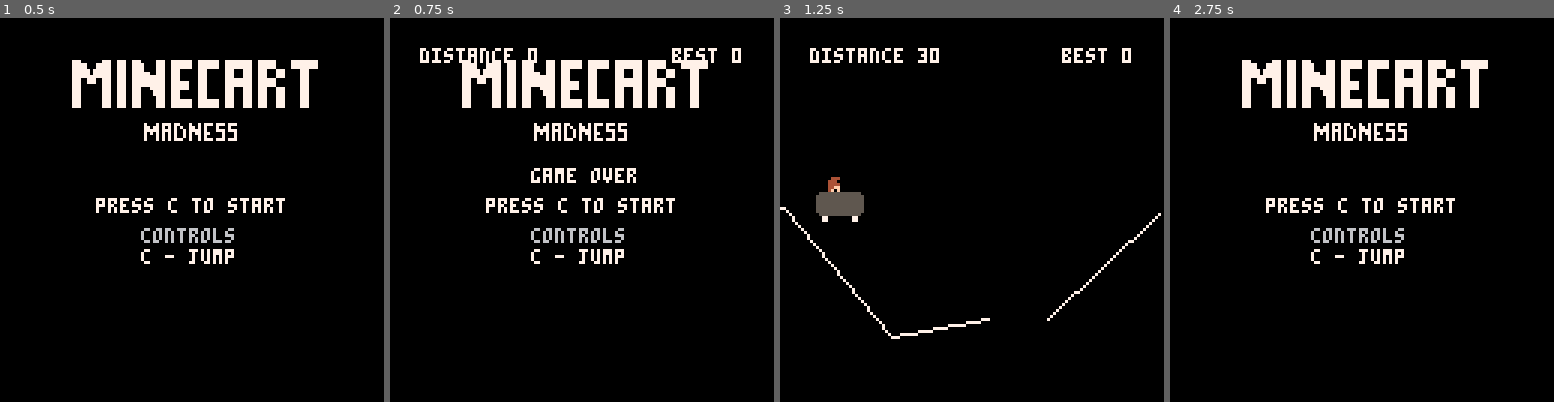
Above: before the commit, frames 1-4 (left to right).
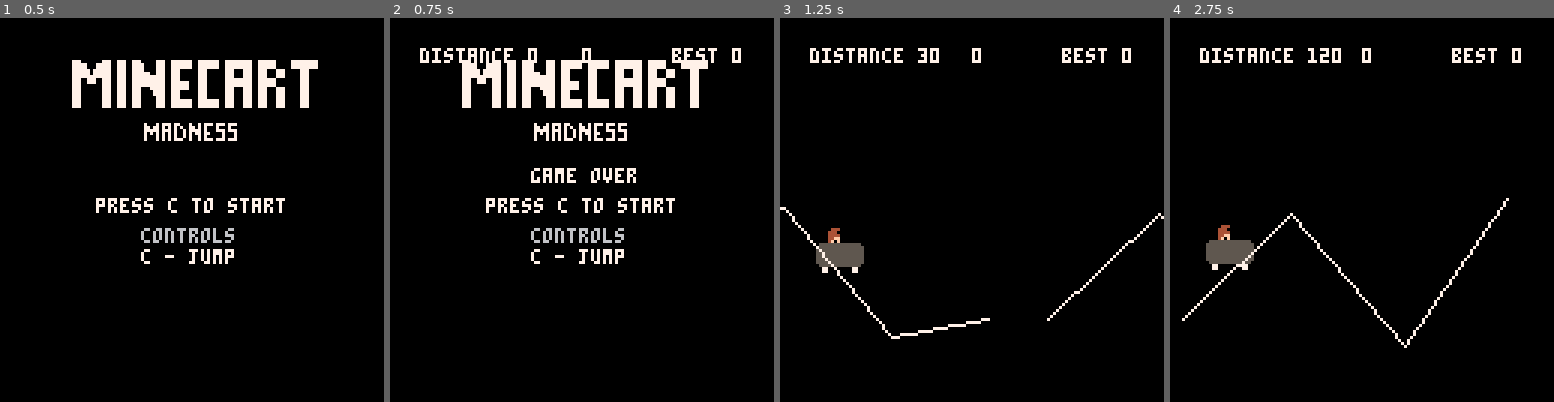
Above: after the commit, the same moments.

Repository: underscorePeanutButter/MinecartMadness
Game: PICO-8 cartridge dkkart.p8
Two runs of this game, one before a commit and one after it. Both use one fixed random seed, a clock stepped at 60 frames per second and the inputs below.
Inputs:
- Up to frame 1 (0.5 s): no input
- Up to frame 2 (0.75 s): tap O (Z key) at 0.7 s
- Up to frame 3 (1.25 s): no input
- Up to frame 4 (2.75 s): tap O (Z key) at 1.7, 2.1, 2.5 s

Frame 1 is identical in both runs. In frame 2, less than 0.1% of the frame differs, in the area x 50-53%, y 7-12%; in frame 3, 1.9%; in frame 4, 9.0%, in the area x 3-92%, y 7-86%.

Commit message:
Update dkkart.p8
- Apply some screen shake on collision death
- Add double-jumps
- Use btnp() insteadof btn()
- Minor code cleanup

Diff:
--- a/dkkart.p8
+++ b/dkkart.p8
@@ -22,6 +22,7 @@
     track_y_margin = 60
     track_segment_max_length = 40
     max_track_segments = 10
+    max_jump_count = 2
 
     player_start_jump_y_speed = -7
     player_collision_death_y_speed = -5
@@ -35,6 +36,7 @@
         x_speed = 2,
         y_speed = 0,
         is_jumping = false,
+        jump_count = 0,
         is_dying = false,
     }
 
@@ -51,7 +53,7 @@
 
     game_over = false
 
-    previous_button_press = false
+    screen_shake_offset = 0
 
     -- TRACK SEGMENT TYPES
     t_track = 0
@@ -83,7 +85,7 @@
     player_bottom = player.y + player_h * 7 / 8
 
     for kremling in all(kremlings) do
-        if kremling.is_dying == false then
+        if not kremling.is_dying then
             kremling_left = kremling.x + kremling_w / 8
             kremling_right = kremling.x + kremling_w * 7 / 8
             kremling_top = kremling.y + kremling_h / 4 -- use a smaller box on top of kremling
@@ -92,9 +94,9 @@
             if kremling_left < player_right and kremling_left > player_left then
                 if kremling_top > player_top and kremling_top < player_bottom then
                     if player.is_jumping then
-                        player_jump()
+                        player_start_jump()
                     else
-                        player_die(player_collision_death_y_speed)
+                        player_collision_death()
                     end
 
                     kremling_die(kremling)
@@ -102,7 +104,7 @@
                 end
 
                 if kremling_bottom > player_top and kremling_bottom < player_bottom then
-                    player_die(player_collision_death_y_speed)
+                    player_collision_death()
                     kremling_die(kremling)
                     return
                 end
@@ -111,9 +113,9 @@
             if kremling_right < player_right and kremling_right > player_left then
                 if kremling_top > player_top and kremling_top < player_bottom then
                     if player.is_jumping then
-                        player_jump()
+                        player_start_jump()
                     else
-                        player_die(player_collision_death_y_speed)
+                        player_collision_death()
                     end
 
                     kremling_die(kremling)
@@ -121,7 +123,7 @@
                 end
 
                 if kremling_bottom > player_top and kremling_bottom < player_bottom then
-                    player_die(player_collision_death_y_speed)
+                    player_collision_death()
                     kremling_die(kremling)
                     return
                 end
@@ -191,15 +193,36 @@
     end
 end
 
-function player_jump()
+function player_start_jump()
     player.is_jumping = true
+    player.jump_count += 1
     player.y_speed = player_start_jump_y_speed
+end
+
+function player_stop_jump()
+    player.is_jumping = false
+    player.jump_count = 0
 end
 
 function kremling_die(kremling)
     kremling.is_dying = true
     kremling.x_speed = 0
     kremling.y_speed = kremling_collision_death_y_speed
+end
+
+function player_collision_death()
+    screen_shake_offset = 0.2
+    player_die(player_collision_death_y_speed)
+end
+
+function player_fall_death()
+    y_speed = player_fall_death_y_speed
+
+    if (player.y_speed > y_speed) then
+        y_speed = player.y_speed
+    end
+
+    player_die(y_speed)
 end
 
 function player_die(y_speed)
@@ -236,6 +259,21 @@
     -- DETERMINE Y LOCATION ON CURRENT SEGMENT USING SLOPE
     y = (track_segments[track_info.segment_index].y2 - track_segments[track_info.segment_index].y1) / track_segments[track_info.segment_index].length * track_info.segment_x + track_segments[track_info.segment_index].y1
     return y
+end
+
+-- http://gamedev.docrobs.co.uk/screen-shake-in-pico-8
+function apply_screen_shake()
+    local fade = 0.95
+    local camera_offset_x = 16 - rnd(32)
+    local camera_offset_y = 16 - rnd(32)
+    camera_offset_x *= screen_shake_offset
+    camera_offset_y *= screen_shake_offset
+
+    camera(camera_offset_x, camera_offset_y)
+    screen_shake_offset*=fade
+    if screen_shake_offset < 0.05 then
+        screen_shake_offset = 0
+    end
 end
 
 function _draw()
@@ -273,9 +311,10 @@
         print("c - jump", 47, 77, 7)
     else
         if player.y < 128 and #track_segments > 0 then
-
             -- CLEAR BACKGROUND
             rectfill(0, 0, 127, 127, 0)
+
+            apply_screen_shake()
 
             if DEBUG_SPAWNING then
                 if spawned_track then
@@ -337,19 +376,17 @@
 
         high_score_display = "best "..high_score
         print(high_score_display, 118 - #high_score_display * 4, 10, 7)
+
+        print(""..player.jump_count, 64, 10, 7)
     end
 end
 
 function _update()
     if main_menu then
-        if btn(4) then
-            if not previous_button_press then
-                save_high_score()
-                reset_game()
-                main_menu = false
-            end
-        else
-            previous_button_press = false
+        if btnp(4) then
+            save_high_score()
+            reset_game()
+            main_menu = false
         end
     else
         -- ONLY IF PLAYER IS ALIVE
@@ -365,24 +402,21 @@
             check_for_kremling_collisions()
 
             -- HANDLE BUTTON PRESS
-            if btn(4) then
-                previous_button_press = true
-                if player.is_dying == false and player.is_jumping == false then
-                    player_jump()
-                end
-            else
-                previous_button_press = false
+            if btnp(4) then
+                if not player.is_dying and player.jump_count < max_jump_count then
+                    player_start_jump()
+                end
             end
 
             -- GENERATE TRACK
             while #track_segments < max_track_segments do
-                -- ALWAYS GENERATE THREE TRACK TYPES FIRST
+                -- GENERATE A FEW TRACK TYPES FIRST
                 if #track_segments == 0 then
                     spawn_track_segment(track_y_start)
                     spawn_track_segment(track_segments[#track_segments].y2)
                     spawn_track_segment(track_segments[#track_segments].y2)
                 else
-                    should_spawn_hole = flr(rnd(10)) >= 6
+                    should_spawn_hole = flr(rnd(10)) >= 8
                     if should_spawn_hole and track_segments[#track_segments].type == t_track then
                         spawn_hole_segment(track_segments[#track_segments].y2)
                     else
@@ -399,7 +433,7 @@
 
             -- MOVE PLAYER
             left_track_info = get_track_info(player.x - player_w / 4) -- check under the left wheel
-            right_track_info = get_track_info(player.x + player_w * 3 / 4) -- check under the right wheel
+            right_track_info = get_track_info(player.x + player_w / 4) -- check under the right wheel
             if player.is_jumping or player.is_dying then
                 -- HANDLE GRAVITY
                 player.y += player.y_speed
@@ -409,20 +443,20 @@
                 if player.is_jumping then
                     track_y = calculate_track_y(player.x)
                     if player.y >= track_y - player_h then
-                        player.is_jumping = false
+                        player_stop_jump()
 
                          -- PLAYER IS BELOW THE TRACK AND STILL FALLING
                         if track_segments[left_track_info.segment_index].type == t_hole and track_segments[right_track_info.segment_index].type == t_hole then
                             if player.y_speed > 0 then
-                                player_die(player.y_speed)
+                                player_fall_death()
                             end
                         end
                     end
                 end
             else
-                -- PLAYER DROVE INTO A HOLE
+                -- BOTH WHEELS ARE OVER A HOLE
                 if track_segments[left_track_info.segment_index].type == t_hole and track_segments[right_track_info.segment_index].type == t_hole then
-                    player_die(player_fall_death_y_speed)
+                    player_fall_death()
                 else
                     player.y = calculate_track_y(player.x) - player_h
                 end
@@ -455,13 +489,8 @@
             end
 
         else
-            if btn(4) then
-                if not previous_button_press then
-                    main_menu = true
-                end
-                previous_button_press = true
-            else
-                previous_button_press = false
+            if btnp(4) then
+                main_menu = true
             end
         end
     end
